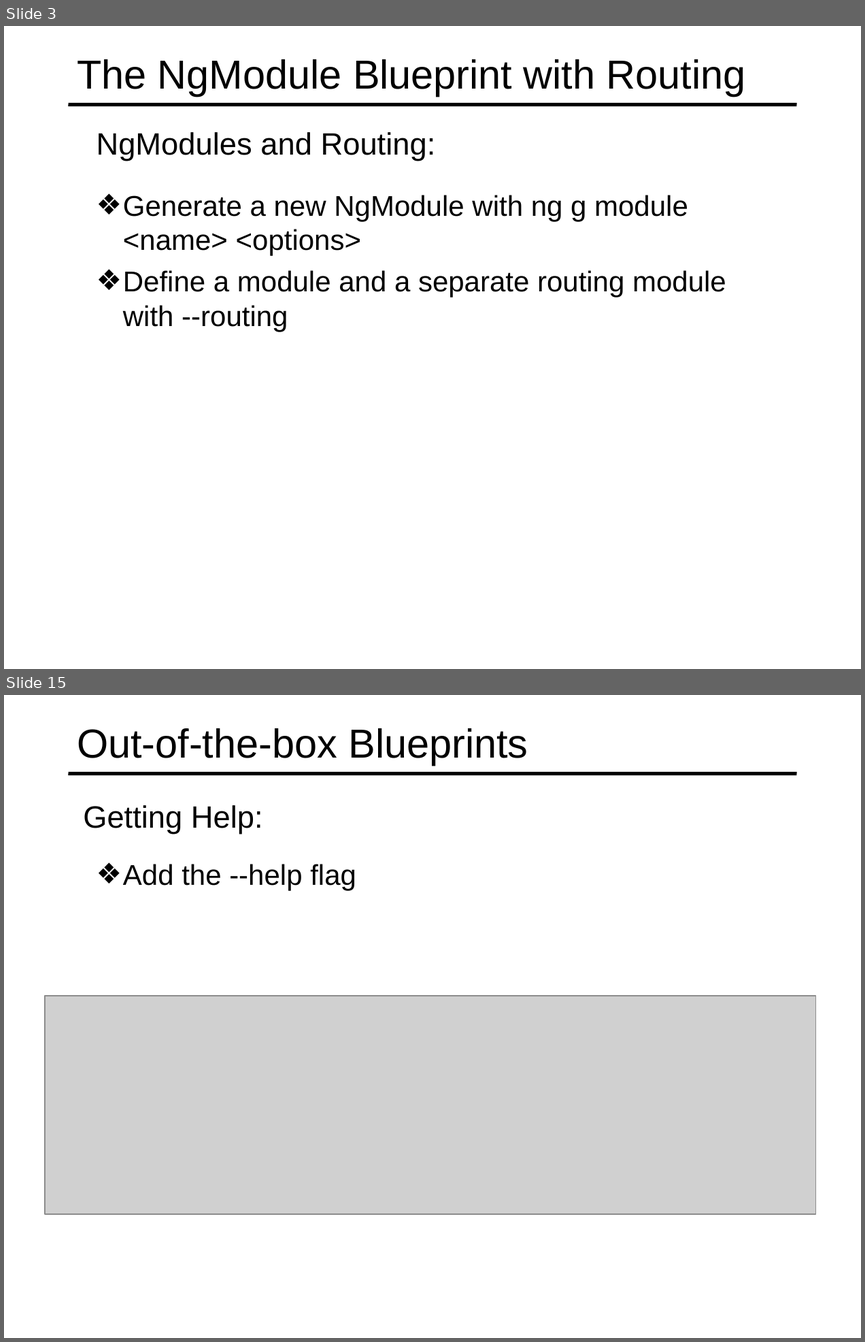
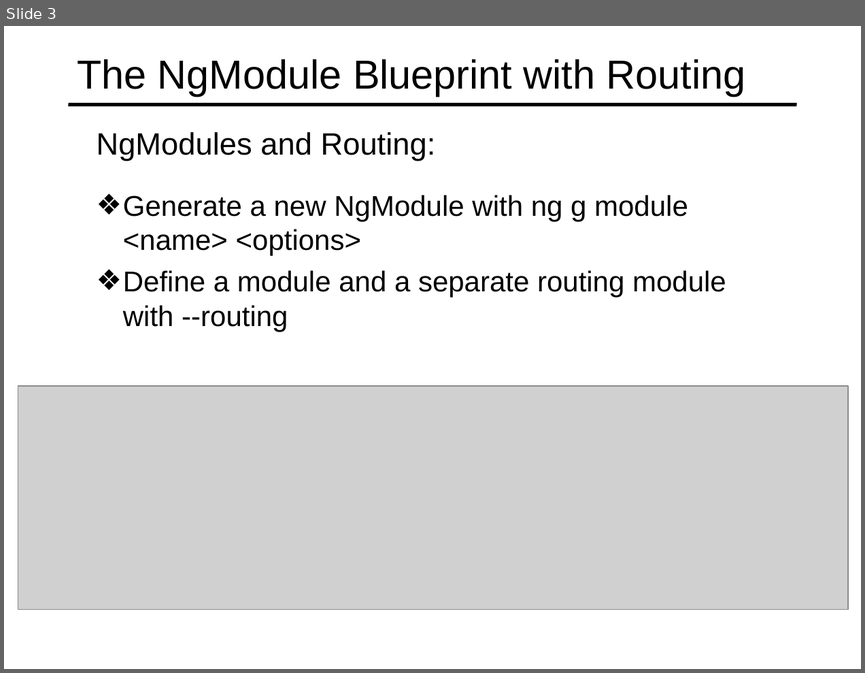
Before and after one commit to specter01wj/Jago_Link_Training, a slide deck: Angular/Angular7/Angular CLI/5.Generating Routing Features/L5_Generating Routing Features.ppt. Shown one above the other, each under a label of ours: slides 3 and 15 before the commit, slide 3 after it; the slides between them are not shown. The pictures are 865x1342 and 865x673 pixels, drawn with LibreOffice and Linux fonts; fonts in the diff are those of the drawing; grey boxes stand for pictures. Boxes give left, top, right and bottom in pixels: in the first picture for what was removed or moved away, otherwise in the second. Text is boxed around its words. In the diff, an @@ line names an element or a change of style, - is before the commit and + after.

```diff
--- a/Angular/Angular7/Angular CLI/5.Generating Routing Features/L5_Generating Routing Features.ppt
+++ b/Angular/Angular7/Angular CLI/5.Generating Routing Features/L5_Generating Routing Features.ppt
@@ slide 15 removed at (4, 695, 861, 1338), background #FFFFFF; not listed: 1 template element that a slide beside it also shows @@
@@ title removed at (77, 728, 528, 764) @@
-Out-of-the-box Blueprints
@@ text removed at (83, 805, 263, 834) @@
-  Getting Help:
@@ text removed at (123, 864, 356, 890) @@
-  ❖ Add the --help flag
@@ picture removed at (45, 996, 815, 1215) @@
@@ slide 3 changed as well @@
@@ picture added at (18, 386, 847, 609) @@
```
Also in this commit, not shown: 1 other slide changed, 3 slides added, 11 other slides removed, 5 other files.
